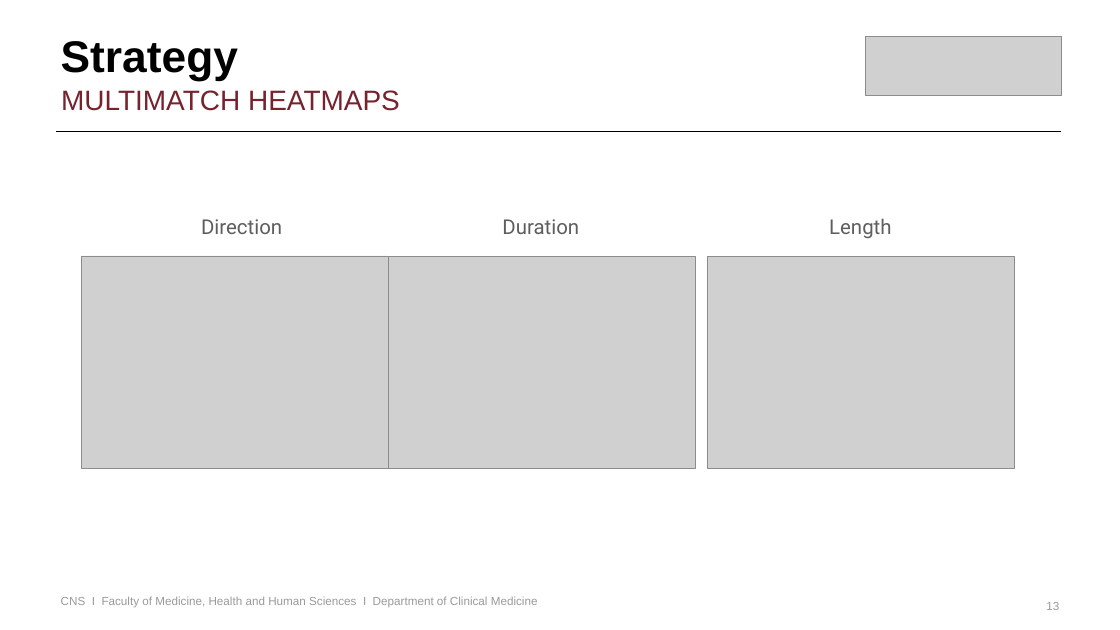
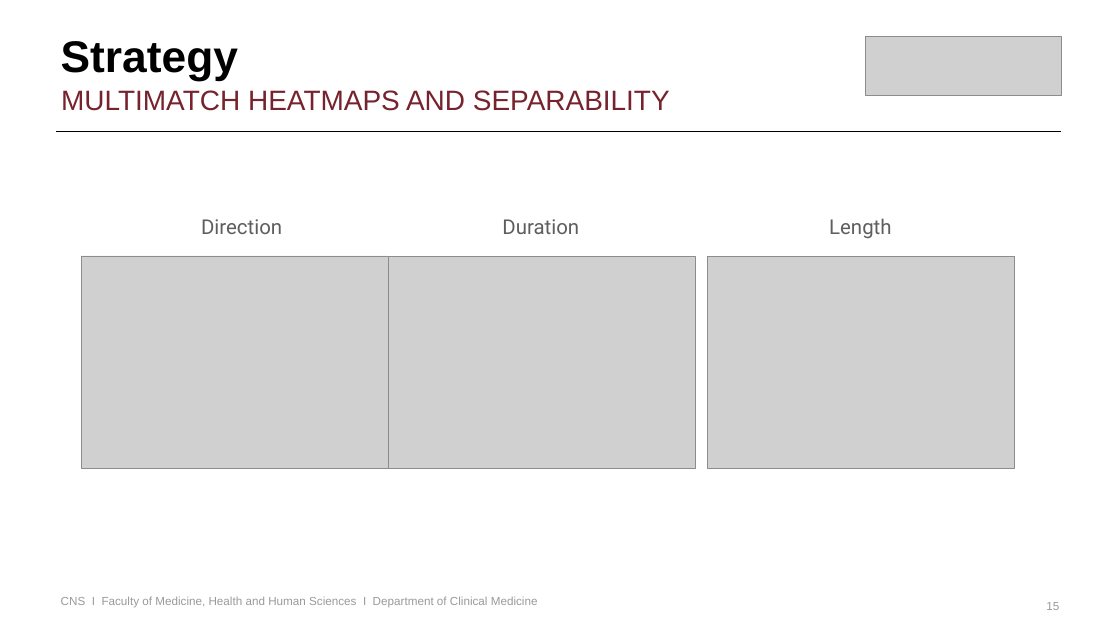
Before and after one commit to robnewport/macquarie, a slide deck: slide 15 of RobNewport_ScanMatch_MultiMatch.pptx (slide 13 before the commit). Drawn at 1120x630 pixels with LibreOffice and Linux fonts; fonts in the diff are those of the drawing; grey boxes stand for pictures; background and template pictures are left out. Boxes give left, top, right and bottom in pixels: in the first picture for what was removed or moved away, otherwise in the second. Text is boxed around its words. In the diff, an @@ line names an element or a change of style, - is before the commit and + after.

```diff
--- a/RobNewport_ScanMatch_MultiMatch.pptx
+++ b/RobNewport_ScanMatch_MultiMatch.pptx
@@ text at [61,90,670,111]: text changed @@
-MULTIMATCH HEATMAPS
+MULTIMATCH HEATMAPS AND SEPARABILITY
```
Also in this commit, not shown: 4 other slides changed, 2 slides added, 1 other file.
